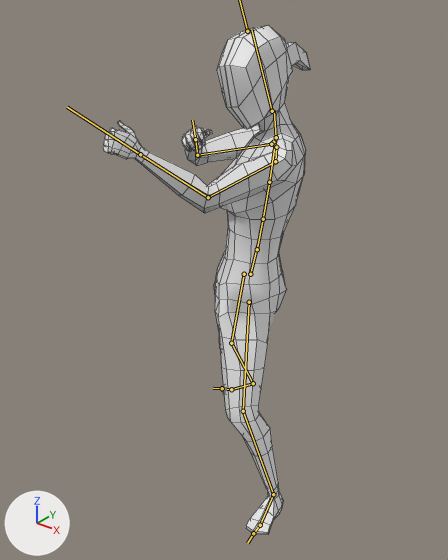
The FBX model Assets/Animation/Female/Female Ranged.fbx as it was, and as the next commit left it.
Rendered twice from a 50 mm camera at (0.00398, -0.0055, 0.00585) aimed at (-0.00016, -0.00031, 0.00264). The lights are fixed; the arrows at lower left show +X, +Y and +Z. Both versions are drawn at frame 39 of the action 'mixamo.com'; the numbers are the values there. The bones that bend it are drawn over the model as lines. Mesh edges are drawn as thin lines.
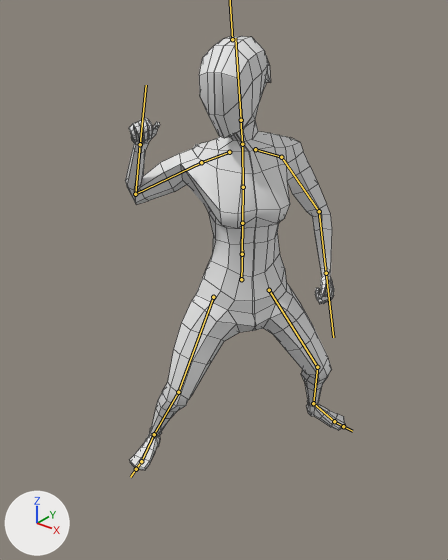
The edits, one by one:
Bone 'mixamorig:Hips' (bone_mixamorig_hips) moves from (-0.007, 0.079, 0.003) to (-0.021, 0.067, 0.001).
Bone 'mixamorig:Hips' (bone_mixamorig_hips) turns from (-9, -49, -2) to (-7, 58, -4) degrees about its own x, y and z.
Bone 'mixamorig:Spine' (bone_mixamorig_spine) turns from (2, -1, 1) to (1, -1, 1) degrees about its own x, y and z.
Bone 'mixamorig:Spine2' (bone_mixamorig_spine2) turns from (1, -1, 2) to (2, -1, 1) degrees about its own x, y and z.
Bone 'mixamorig:Neck' (bone_mixamorig_neck) turns from (11, 4, 6) to (6, -9, 5) degrees about its own x, y and z.
Bone 'mixamorig:Head' (bone_mixamorig_head) turns from (14, 35, -2) to (-1, -37, 0) degrees about its own x, y and z.
Bone 'mixamorig:LeftShoulder' (bone_mixamorig_leftshoulder) turns from (-11, 3, 4) to (-6, 1, 0) degrees about its own x, y and z.
Bone 'mixamorig:LeftArm' (bone_mixamorig_leftarm) turns from (-22, -18, 58) to (-12, 40, -5) degrees about its own x, y and z.
Bone 'mixamorig:LeftForeArm' (bone_mixamorig_leftforearm) turns from (-5, 5, 41) to (-5, 5, 39) degrees about its own x, y and z.
Bone 'mixamorig:RightShoulder' (bone_mixamorig_rightshoulder) turns from (-13, 1, 2) to (-9, 4, 8) degrees about its own x, y and z.
Bone 'mixamorig:RightArm' (bone_mixamorig_rightarm) turns from (6, -38, -84) to (-65, 53, -46) degrees about its own x, y and z.
Bone 'mixamorig:RightForeArm' (bone_mixamorig_rightforearm) turns from (-4, -9, -79) to (-1, -10, -111) degrees about its own x, y and z.
Bone 'mixamorig:LeftUpLeg' (bone_mixamorig_leftupleg) turns from (-3, -29, 26) to (15, -23, 19) degrees about its own x, y and z.
Bone 'mixamorig:LeftLeg' (bone_mixamorig_leftleg) turns from (-28, -3, -5) to (-42, 7, -5) degrees about its own x, y and z.
Bone 'mixamorig:LeftFoot' (bone_mixamorig_leftfoot) turns from (3, -10, -4) to (14, -13, -8) degrees about its own x, y and z.
Bone 'mixamorig:RightUpLeg' (bone_mixamorig_rightupleg) turns from (-2, 11, -8) to (10, 24, -14) degrees about its own x, y and z.
Bone 'mixamorig:RightLeg' (bone_mixamorig_rightleg) turns from (-21, -13, -6) to (-39, -8, 6) degrees about its own x, y and z.
Bone 'mixamorig:RightFoot' (bone_mixamorig_rightfoot) turns from (11, 14, 9) to (12, 18, 2) degrees about its own x, y and z.

Location of each change, [x1, y1, x2, y2] in pixels of the pictures (448 x 560 px):
'polySurface16', posed (6% wider, 15% shorter)
    before: [103, 25, 310, 535]
    after: [125, 36, 345, 470]
bone 'mixamorig:Hips', root to tip
    before: (250, 274) to (257, 245)
    after: (241, 279) to (242, 250)
bone 'mixamorig:Spine', root to tip
    before: (257, 249) to (263, 219)
    after: (242, 254) to (242, 223)
bone 'mixamorig:Spine2', root to tip
    before: (269, 182) to (275, 140)
    after: (243, 187) to (242, 147)
bone 'mixamorig:Neck', root to tip
    before: (276, 137) to (274, 110)
    after: (242, 144) to (240, 119)
bone 'mixamorig:Head', root to tip
    before: (272, 111) to (251, 29)
    after: (241, 120) to (235, 38)
bone 'mixamorig:LeftShoulder', root to tip
    before: (276, 147) to (275, 161)
    after: (255, 149) to (281, 157)
bone 'mixamorig:LeftArm', root to tip
    before: (275, 161) to (208, 197)
    after: (281, 157) to (319, 211)
bone 'mixamorig:LeftForeArm', root to tip
    before: (208, 197) to (140, 154)
    after: (319, 211) to (326, 273)
bone 'mixamorig:RightShoulder', root to tip
    before: (273, 142) to (271, 144)
    after: (229, 152) to (201, 162)
bone 'mixamorig:RightArm', root to tip
    before: (271, 144) to (197, 155)
    after: (201, 162) to (135, 194)
bone 'mixamorig:RightForeArm', root to tip
    before: (197, 155) to (195, 139)
    after: (135, 194) to (140, 144)
bone 'mixamorig:LeftUpLeg', root to tip
    before: (249, 302) to (243, 411)
    after: (269, 290) to (317, 367)
bone 'mixamorig:LeftLeg', root to tip
    before: (243, 411) to (273, 494)
    after: (317, 367) to (313, 403)
bone 'mixamorig:LeftFoot', root to tip
    before: (273, 494) to (260, 525)
    after: (313, 403) to (334, 421)
bone 'mixamorig:RightUpLeg', root to tip
    before: (244, 274) to (231, 343)
    after: (213, 297) to (178, 392)
bone 'mixamorig:RightLeg', root to tip
    before: (231, 343) to (253, 383)
    after: (178, 392) to (154, 434)
bone 'mixamorig:RightFoot', root to tip
    before: (253, 383) to (231, 389)
    after: (154, 434) to (141, 461)
